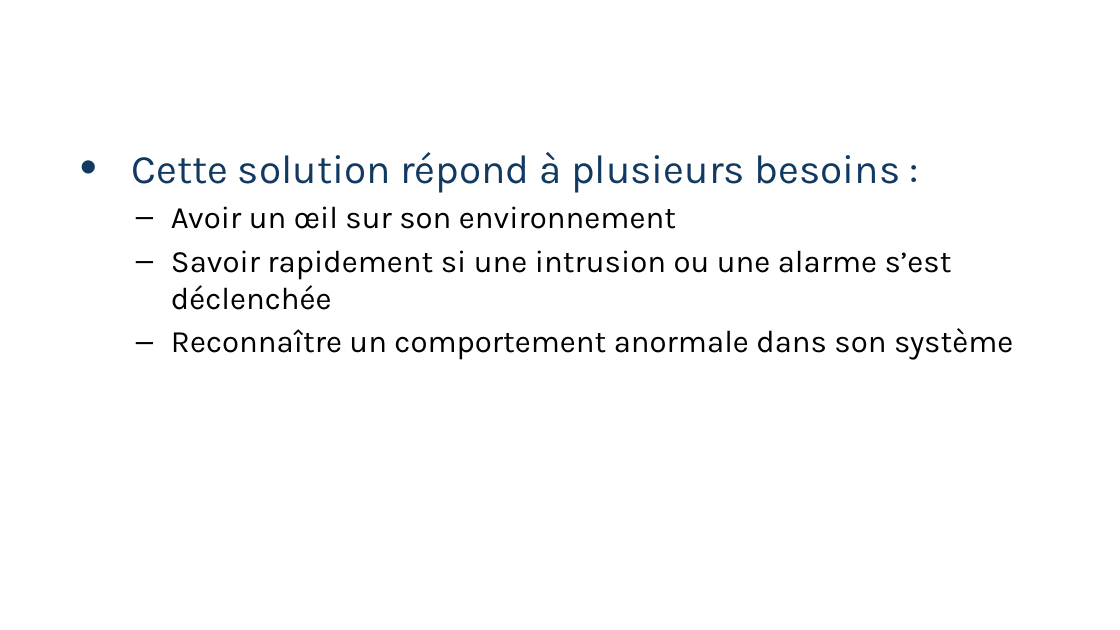
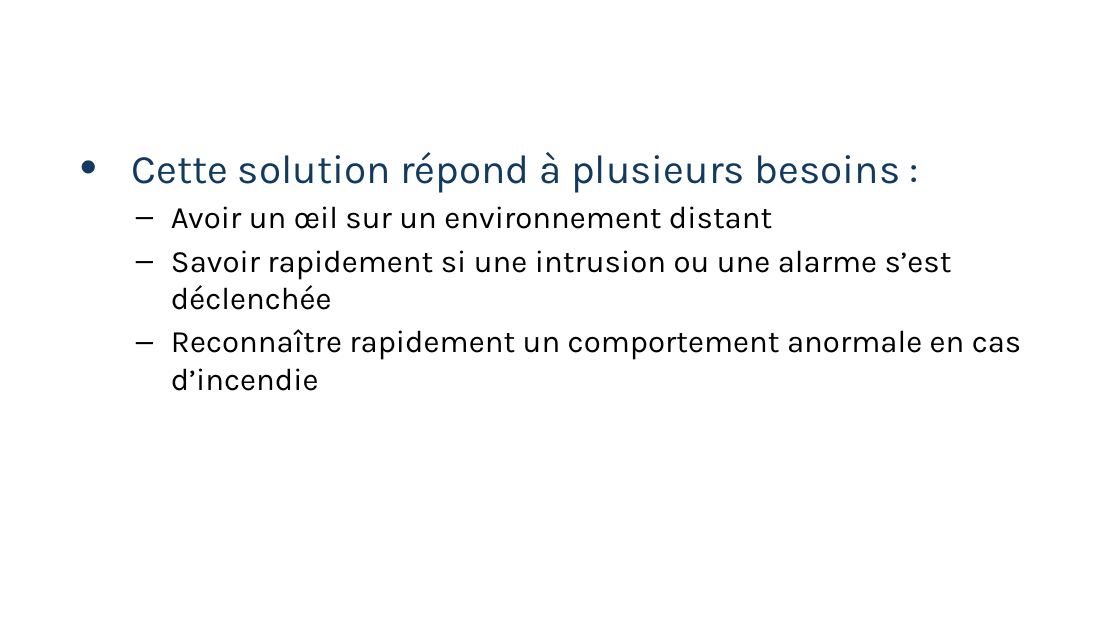
Before and after one commit to DorianThiv/securino, a slide deck: slide 8 of doc/Securnio & Securino Gatway.pptx (slide 7 before the commit). Drawn at 1120x630 pixels with LibreOffice and Linux fonts; fonts in the diff are those of the drawing; background and template pictures are left out. Boxes give left, top, right and bottom in pixels: in the first picture for what was removed or moved away, otherwise in the second. Text is boxed around its words. In the diff, an @@ line names an element or a change of style, - is before the commit and + after.

```diff
--- a/doc/Securnio & Securino Gatway.pptx
+++ b/doc/Securnio & Securino Gatway.pptx
@@ text at (171,206,772,229): text changed @@
-  – Avoir un œil sur son environnement
+  – Avoir un œil sur un environnement distant
@@ text at (171,329,1022,391): text changed @@
-  – Reconnaître un comportement anormale dans son système
+  – Reconnaître rapidement un comportement anormale en cas d’incendie
```
Also in this commit, not shown: 7 other slides changed, 4 slides added, 1 slide removed, 2 other files.
